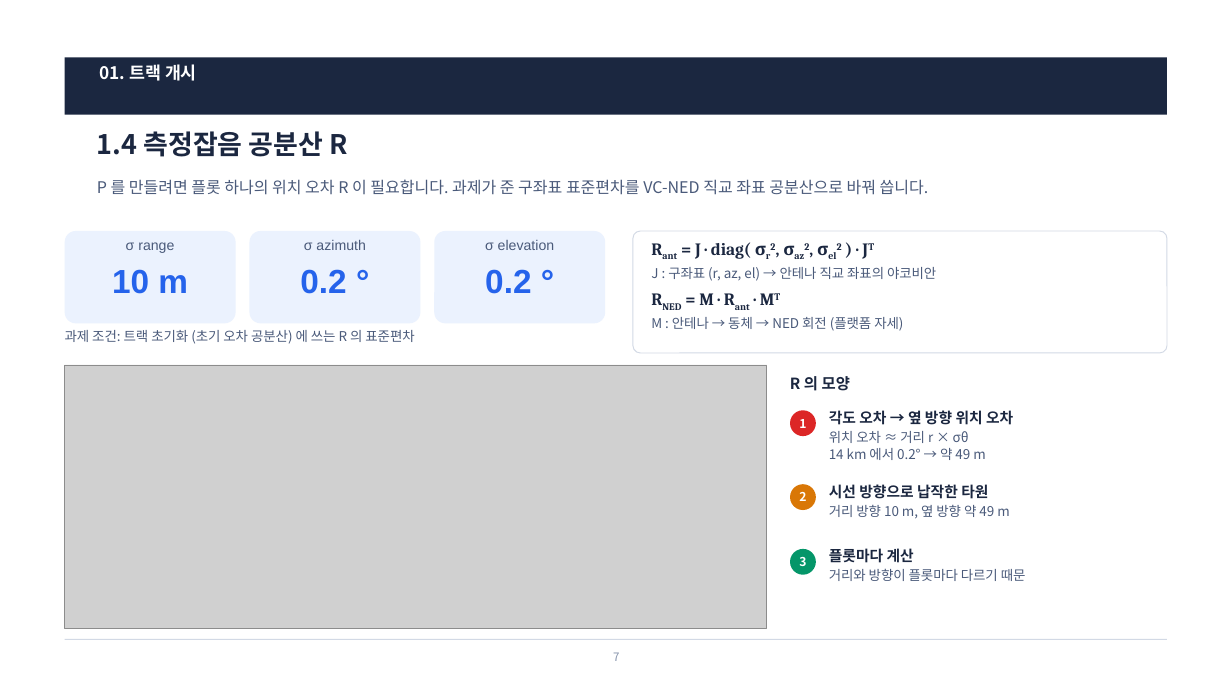
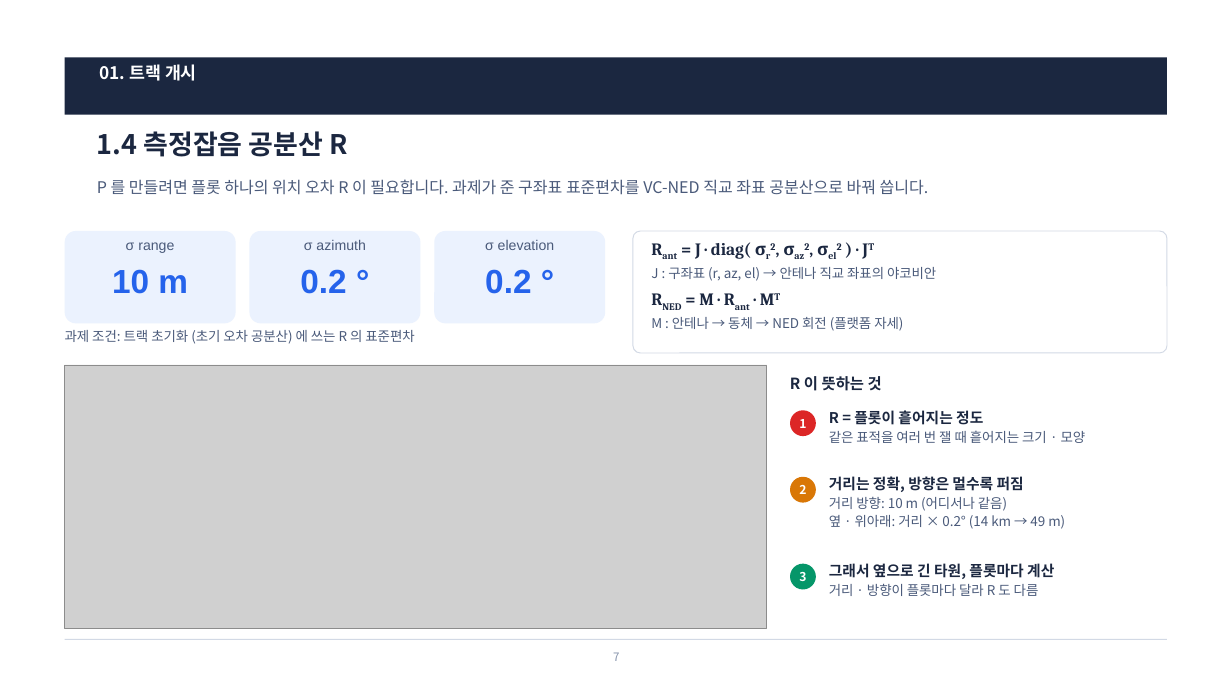
Before and after one commit to harley-hwan/radar-sw-study, a slide deck: slide 7 of Claude outputs/Chapter5_TrackInitMgmt.pptx. Drawn at 1232x693 pixels with LibreOffice and Linux fonts; fonts in the diff are those of the drawing; grey boxes stand for pictures. Boxes give left, top, right and bottom in pixels: in the first picture for what was removed or moved away, otherwise in the second. Text is boxed around its words. In the diff, an @@ line names an element or a change of style, - is before the commit and + after.

```diff
--- a/Claude outputs/Chapter5_TrackInitMgmt.pptx
+++ b/Claude outputs/Chapter5_TrackInitMgmt.pptx
@@ text at [790, 376, 882, 391]: text changed @@
-R 의 모양
+R 이 뜻하는 것
@@ text at [829, 410, 1086, 443]: text changed @@
-각도 오차 → 옆 방향 위치 오차
-위치 오차 ≈ 거리 r × σθ
-14 km 에서 0.2° → 약 49 m
+R = 플롯이 흩어지는 정도
+같은 표적을 여러 번 잴 때 흩어지는 크기 · 모양
@@ ellipse "2": place and size @@
-ellipse "2" at [790, 484, 816, 510]
+ellipse "2" at [790, 477, 816, 503]
@@ text at [829, 476, 1065, 529]: text changed @@
-시선 방향으로 납작한 타원
-거리 방향 10 m, 옆 방향 약 49 m
+거리는 정확, 방향은 멀수록 퍼짐
+거리 방향: 10 m (어디서나 같음)
+옆 · 위아래: 거리 × 0.2° (14 km → 49 m)
@@ ellipse "3": place and size @@
-ellipse "3" at [790, 549, 816, 575]
+ellipse "3" at [790, 564, 816, 590]
@@ text at [829, 563, 1054, 596]: text changed; size 10.5 to 11.5 pt; text colour #4A5A7A to #1B2740; bold on @@
-플롯마다 계산
-거리와 방향이 플롯마다 다르기 때문
+그래서 옆으로 긴 타원, 플롯마다 계산
+거리 · 방향이 플롯마다 달라 R 도 다름
```
Also in this commit, not shown: 9 other files.
